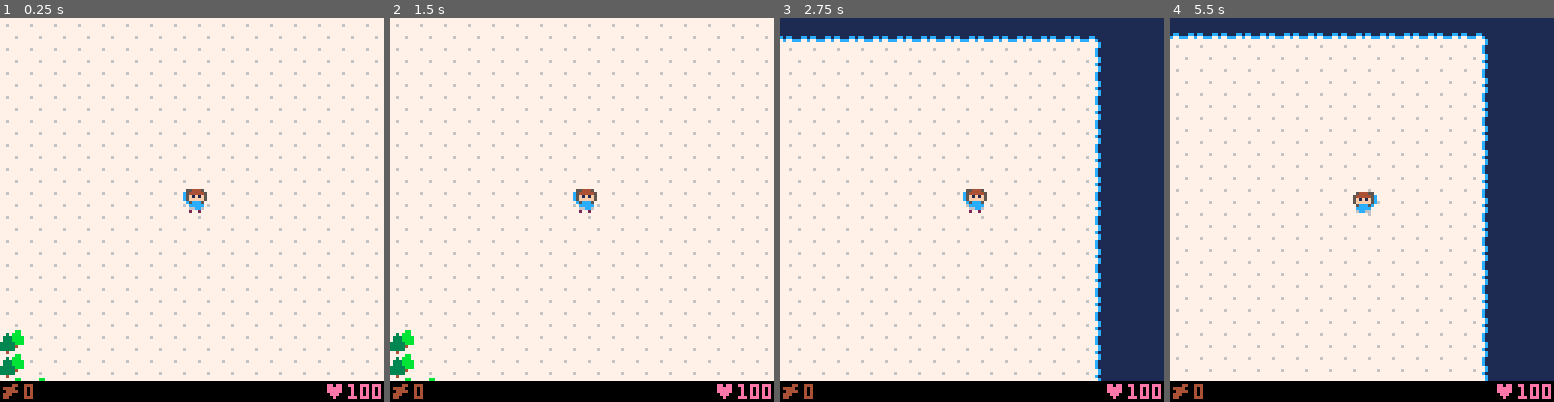
Above: before the commit, frames 1-4 (left to right).
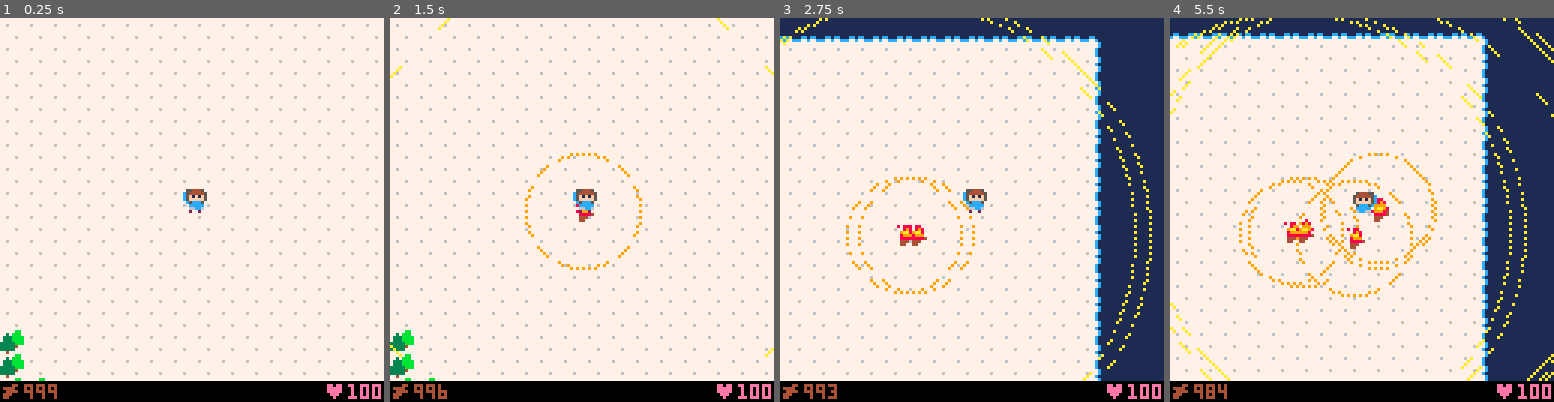
Above: after the commit, the same moments.

Repository: majorcob/ggj19
Game: PICO-8 cartridge ggj19.p8
The game is run twice, just before and just after one commit, with the same random seed, the same clock (stepped at 60 frames per second) and the same inputs.
Inputs:
- Up to frame 1 (0.25 s): no input
- Up to frame 2 (1.5 s): tap O (Z key) at 0.7 s
- Up to frame 3 (2.75 s): hold Right 1.6-2.1 s; tap O (Z key) at 1.7, 2.1, 2.5 s; hold Up 2.15-2.42 s; hold Right from 2.47 s (still down)
- Up to frame 4 (5.5 s): tap O (Z key) every 0.4 s from 2.9 to 5.3 s; release Right at 3.03 s; hold Left 3.08-3.58 s; hold Down 3.63-3.97 s; hold Right 4.02-4.68 s; hold Up 4.73-5.03 s; hold Left from 5.08 s (still down)

The runs differ from the first frame. In frame 1, 0.1% of the frame differs, in the area x 6-15%, y 95-100%; in frame 2, 0.7%; in frame 3, 1.9%; in frame 4, 3.8%, in the area x 0-100%, y 0-100%.

Commit message:
Campfires burn out over time

Diff:
--- a/ggj19.p8
+++ b/ggj19.p8
@@ -7,9 +7,46 @@
 
 local px,py,pc,pr,pwt,php,pw
 local cx,cy
+local ht,hst={},0
 
 function f0(n)
 	return fget(n,0)
+end
+
+function hupd(h)
+	h.lt+=1
+	if h.lt>1800 then
+		del(ht,h)
+	end
+	h.r2=max((-80/1800)*h.lt+80,0)
+	h.r1=max((-20/1200)*h.lt+20,0)
+end
+
+function pnh()
+	for h in all(ht) do
+		local dx,dy
+		dx=px-h.x
+		dy=py-h.y
+		if sqrt(dx^2+dy^2)<h.r2 then
+			return t
+		end
+	end
+	return f
+end
+
+function hrdr(h)
+	local hs,hx,hy
+	hs=h.lt%16<8 and 17 or 18
+	if h.lt>1200 then
+		hs=h.lt%32<16 and 19 or 20
+	end
+	hx=h.x-cx
+	hy=h.y-cy
+	spr(hs,hx-3,hy-4)
+	fillp(0xa5a5+0b.1)
+	circ(hx,hy,h.r1,9)
+	circ(hx,hy,h.r2,10)
+	fillp()
 end
 
 function _init()
@@ -19,10 +56,14 @@
 	pr=t
 	pwt=0
 	php=100
-	pw=0
+	pw=999
+	ht={}
+	hst=0
 end
 
 function _update()
+	foreach(ht,hupd)
+
 	if pc>=0 then
  	pwt+=1
  	local wth,wtv=f
@@ -43,6 +84,17 @@
  		py+=1
  	end
  	if (wth and wtv) pwt=0
+
+ 	if btn(4) and hst<=0 then
+ 		if pw>=3 then
+ 			pw-=3
+ 			add(ht,{
+ 				x=px,y=py,lt=0,r1=20,r2=80
+ 			})
+ 			hst=30
+ 		end
+ 	end
+ 	hst=max(hst-1,0)
  end
 
  local tn,te,ts,tw
@@ -74,6 +126,8 @@
 	my=-cy+mty*8
 	map(mtx,mty,mx,my,18,18)
 
+	foreach(ht,hrdr)
+
 	local ps=pwt%20<10 and 1 or 2
 	spr(ps,px-cx-3,py-cy-7,1,1,pr)
 
@@ -81,7 +135,7 @@
  	local hp="♥"..php
  	rectfill(0,128-pc,127,128,0)
  	print(hp,108,129-pc,14)
- 	spr(16,1,129-pc)
+ 	spr(16,-1,126-pc)
  	print(pw,8,129-pc,4)
  end
 end
@@ -94,14 +148,14 @@
 007007000ccccc0005ccc5c000000000000000000000000000000000000000000000000000000000000000000000000000000000000000000000000000000000
 0000000006cc66000ccccc0000000000000000000000000000000000000000000000000000000000000000000000000000000000000000000000000000000000
 000000000020020006cc660000000000000000000000000000000000000000000000000000000000000000000000000000000000000000000000000000000000
-00044000000000000000000000000000000000000000000000000000000000000000000000000000000000000000000000000000000000000000000000000000
-44440000000000000000000000000000000000000000000000000000000000000000000000000000000000000000000000000000000000000000000000000000
-04444000000000000000000000000000000000000000000000000000000000000000000000000000000000000000000000000000000000000000000000000000
-44400000000000000000000000000000000000000000000000000000000000000000000000000000000000000000000000000000000000000000000000000000
-44000000000000000000000000000000000000000000000000000000000000000000000000000000000000000000000000000000000000000000000000000000
-00000000000000000000000000000000000000000000000000000000000000000000000000000000000000000000000000000000000000000000000000000000
-00000000000000000000000000000000000000000000000000000000000000000000000000000000000000000000000000000000000000000000000000000000
-00000000000000000000000000000000000000000000000000000000000000000000000000000000000000000000000000000000000000000000000000000000
+00000000000080000000000000000000000000000000000000000000000000000000000000000000000000000000000000000000000000000000000000000000
+00000000000898000808800000000000008000000000000000000000000000000000000000000000000000000000000000000000000000000000000000000000
+00000000080999000008980000080000000080000000000000000000000000000000000000000000000000000000000000000000000000000000000000000000
+00000440009aa980009aa80000088440000894400000000000000000000000000000000000000000000000000000000000000000000000000000000000000000
+004444000899980000899900008a9800008a88000000000000000000000000000000000000000000000000000000000000000000000000000000000000000000
+00044440008888400088884000088440000884400000000000000000000000000000000000000000000000000000000000000000000000000000000000000000
+00444000004440000044400000444000004440000000000000000000000000000000000000000000000000000000000000000000000000000000000000000000
+00440000004400000044000000440000004400000000000000000000000000000000000000000000000000000000000000000000000000000000000000000000
 00000000000000000000000000000000000000000000000000000000000000000000000000000000000000000000000000000000000000000000000000000000
 00000000000000000000000000000000000000000000000000000000000000000000000000000000000000000000000000000000000000000000000000000000
 00000000000000000000000000000000000000000000000000000000000000000000000000000000000000000000000000000000000000000000000000000000
